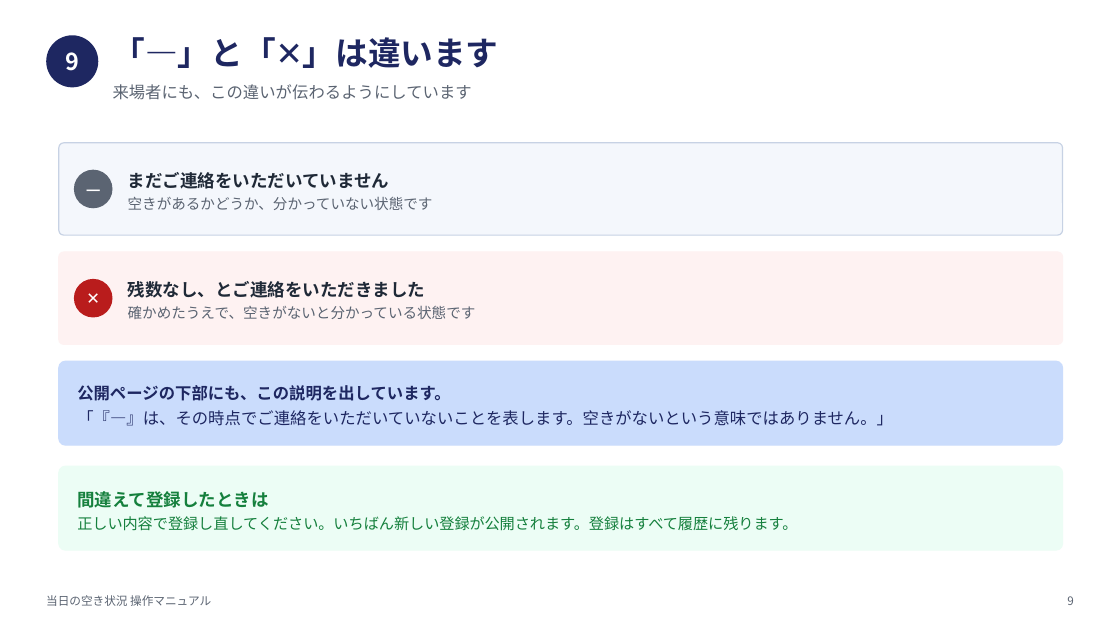
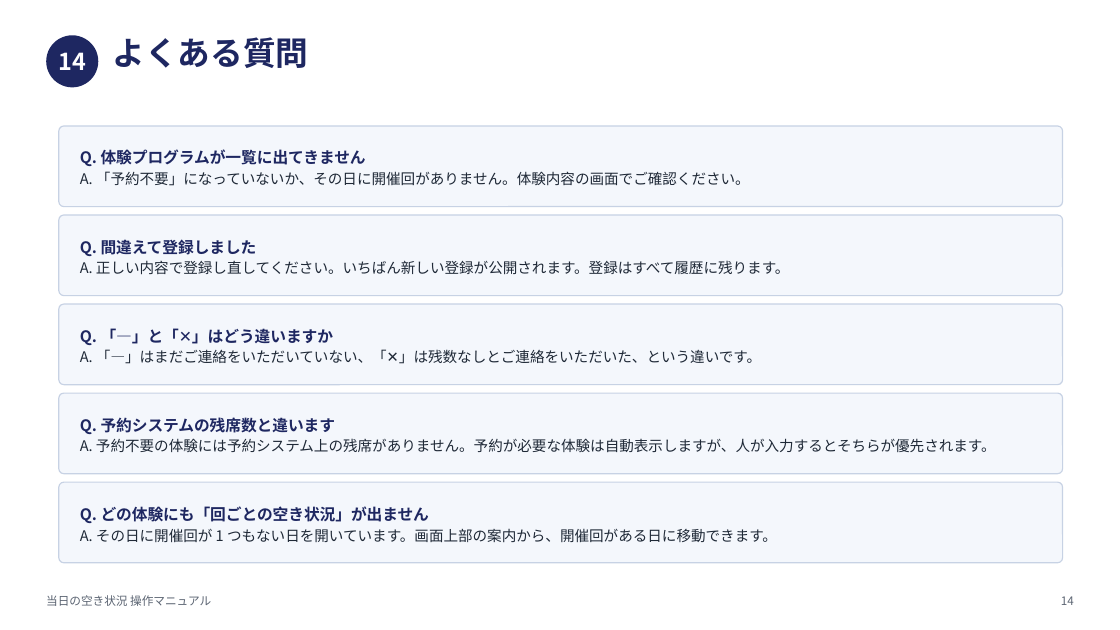
Before and after one commit to nisplus/reserve, a slide deck: slide 15 of docs/manual-vacancy.pptx (slide 10 before the commit). Drawn at 1120x630 pixels with LibreOffice and Linux fonts; fonts in the diff are those of the drawing. Boxes give left, top, right and bottom in pixels: in the first picture for what was removed or moved away, otherwise in the second. Text is boxed around its words. In the diff, an @@ line names an element or a change of style, - is before the commit and + after.

```diff
--- a/docs/manual-vacancy.pptx
+++ b/docs/manual-vacancy.pptx
@@ text at box(58, 52, 86, 70): text changed @@
-9
+14
@@ text at box(113, 37, 309, 68): text changed @@
-「—」と「✕」は違います
+よくある質問
@@ text removed at box(113, 84, 472, 100) @@
-来場者にも、この違いが伝わるようにしています
@@ rounded rectangle: place and size @@
-rounded rectangle at box(59, 143, 1063, 235)
+rounded rectangle at box(59, 126, 1063, 207)
@@ rounded rectangle at box(59, 126, 1063, 207): proportions changed @@
@@ text added at box(80, 149, 750, 186), 12.5 pt, text #1F2937 @@
+Q. 体験プログラムが一覧に出てきません
+A. 「予約不要」になっていないか、その日に開催回がありません。体験内容の画面でご確認ください。
@@ ellipse removed at box(74, 170, 113, 208) @@
@@ text removed at box(74, 170, 113, 208) @@
-—
@@ text removed at box(128, 172, 433, 210) @@
-まだご連絡をいただいていません
-空きがあるかどうか、分かっていない状態です
@@ rounded rectangle: place and size @@
-rounded rectangle at box(59, 252, 1063, 344)
+rounded rectangle at box(59, 215, 1063, 296)
@@ rounded rectangle at box(59, 215, 1063, 296): fill #FEF2F2 to #F4F7FC; outline #FEF2F2 1 pt to #C7D2E4 1 pt; proportions changed @@
@@ text at box(80, 239, 790, 275): text changed; size 13 to 12.5 pt; text colour #15803D to #1F2937 @@
-間違えて登録したときは
-正しい内容で登録し直してください。いちばん新しい登録が公開されます。登録はすべて履歴に残ります。
+Q. 間違えて登録しました
+A. 正しい内容で登録し直してください。いちばん新しい登録が公開されます。登録はすべて履歴に残ります。
@@ ellipse removed at box(74, 279, 113, 318) @@
@@ text removed at box(74, 279, 113, 318) @@
-✕
@@ text removed at box(128, 281, 476, 319) @@
-残数なし、とご連絡をいただきました
-確かめたうえで、空きがないと分かっている状態です
@@ rounded rectangle added at box(59, 304, 1063, 385), fill #F4F7FC, outline #C7D2E4 1 pt @@
@@ text at box(80, 328, 761, 364): text changed; size 14 to 12.5 pt; text colour #1E2761 to #1F2937 @@
-公開ページの下部にも、この説明を出しています。
-「『—』は、その時点でご連絡をいただいていないことを表します。空きがないという意味ではありません。」
+Q. 「—」と「✕」はどう違いますか
+A. 「—」はまだご連絡をいただいていない、「✕」は残数なしとご連絡をいただいた、という違いです。
@@ rounded rectangle: place and size @@
-rounded rectangle at box(59, 361, 1063, 445)
+rounded rectangle at box(59, 393, 1063, 474)
@@ rounded rectangle at box(59, 393, 1063, 474): fill #CADCFC to #F4F7FC; outline #CADCFC 1 pt to #C7D2E4 1 pt; proportions changed @@
@@ text added at box(80, 417, 996, 452), 12.5 pt, text #1F2937 @@
+Q. 予約システムの残席数と違います
+A. 予約不要の体験には予約システム上の残席がありません。予約が必要な体験は自動表示しますが、人が入力するとそちらが優先されます。
@@ rounded rectangle: place and size @@
-rounded rectangle at box(59, 466, 1063, 550)
+rounded rectangle at box(59, 482, 1063, 563)
@@ rounded rectangle at box(59, 482, 1063, 563): fill #ECFDF5 to #F4F7FC; outline #ECFDF5 1 pt to #C7D2E4 1 pt; proportions changed @@
@@ text added at box(80, 506, 777, 542), 12.5 pt, text #1F2937 @@
+Q. どの体験にも「回ごとの空き状況」が出ません
+A. その日に開催回が 1 つもない日を開いています。画面上部の案内から、開催回がある日に移動できます。
@@ text at box(1061, 596, 1074, 605): text changed @@
-9
+14
```
Also in this commit, not shown: 8 other slides changed, 6 slides added, 1 slide removed, 9 other files.
